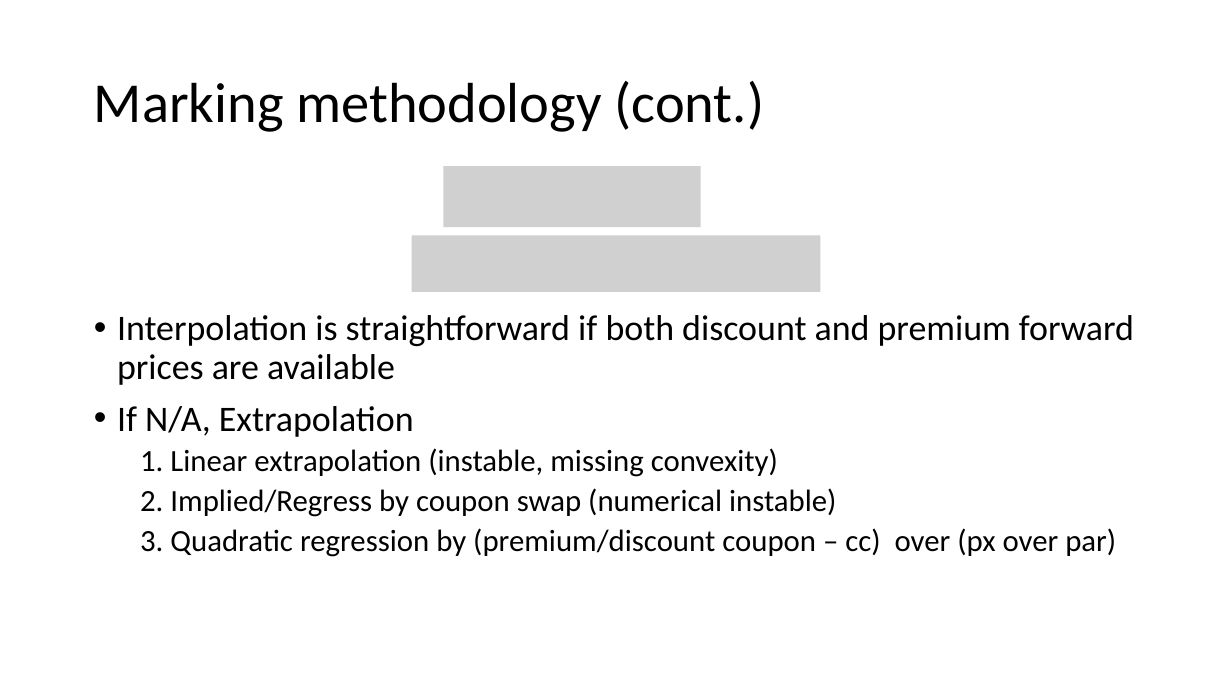
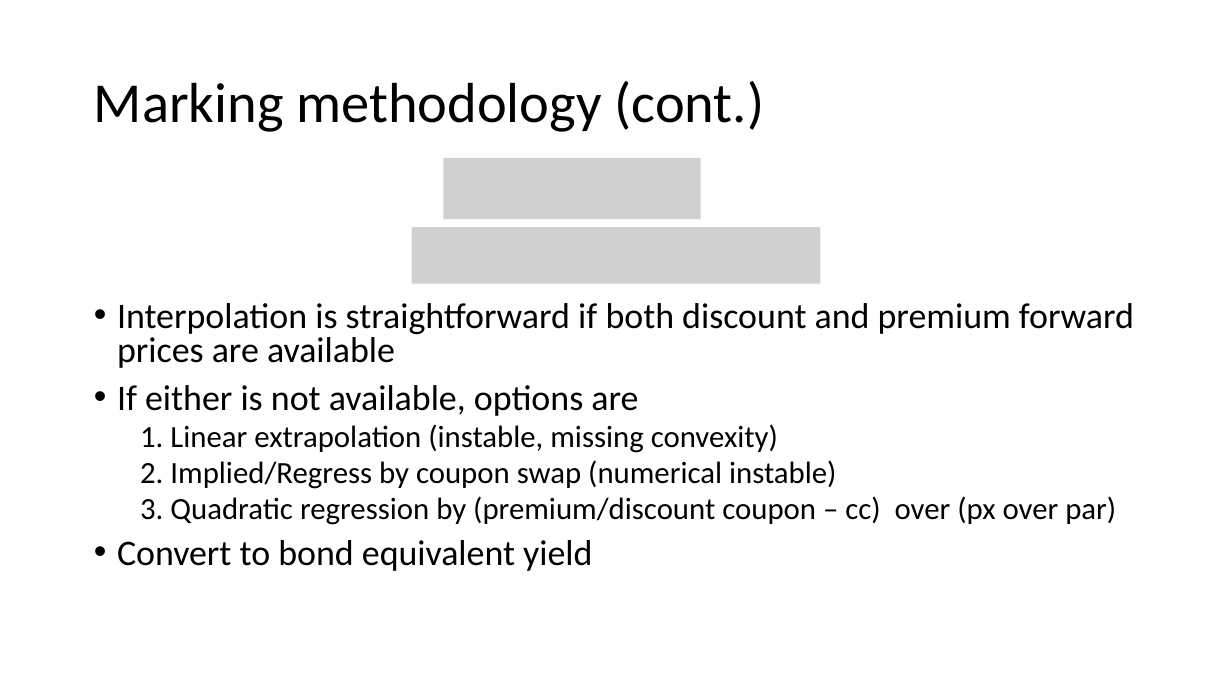
Before and after one commit to web3mev/mbsquant, a slide deck: slide 5 of Mortgage Rate Model.pptx. Drawn at 1232x693 pixels with LibreOffice and Linux fonts; fonts in the diff are those of the drawing; grey boxes stand for pictures. Boxes give left, top, right and bottom in pixels: in the first picture for what was removed or moved away, otherwise in the second. Text is boxed around its words. In the diff, an @@ line names an element or a change of style, - is before the commit and + after.

```diff
--- a/Mortgage Rate Model.pptx
+++ b/Mortgage Rate Model.pptx
@@ picture: place and size @@
-picture at box(444, 166, 701, 227)
+picture at box(444, 158, 701, 219)
@@ picture: place and size @@
-picture at box(412, 236, 821, 292)
+picture at box(412, 227, 821, 284)
@@ text at box(117, 303, 1134, 525): line spacing 0.9 to 0.8 @@
@@ text at box(117, 385, 638, 416): text changed @@
-• If N/A, Extrapolation
+• If either is not available, options are
@@ text at box(117, 540, 592, 571): paragraph added @@
+• Convert to bond equivalent yield
```
Also in this commit, not shown: 6 other slides changed, 4 slides added, 7 slides removed.
